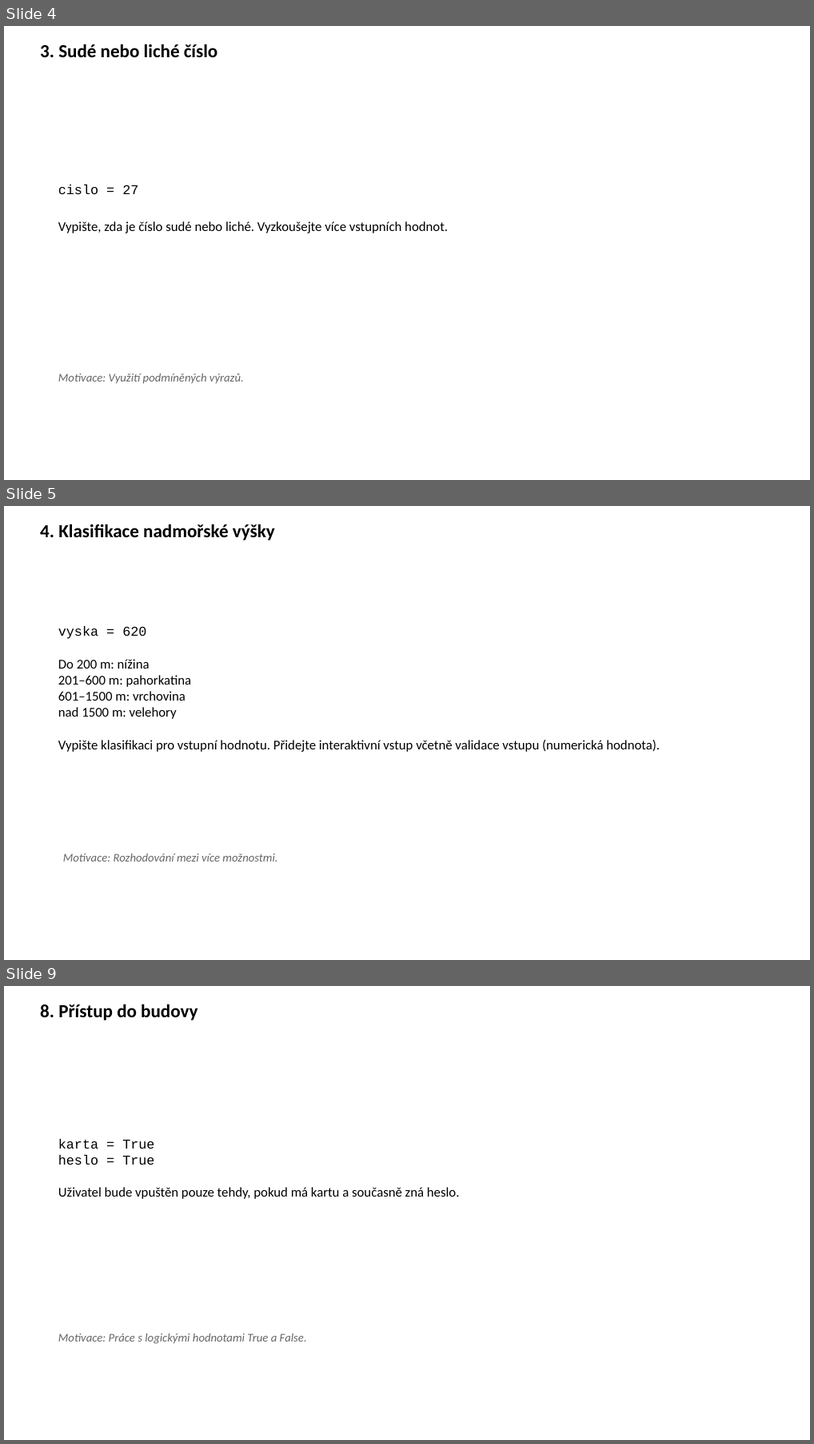
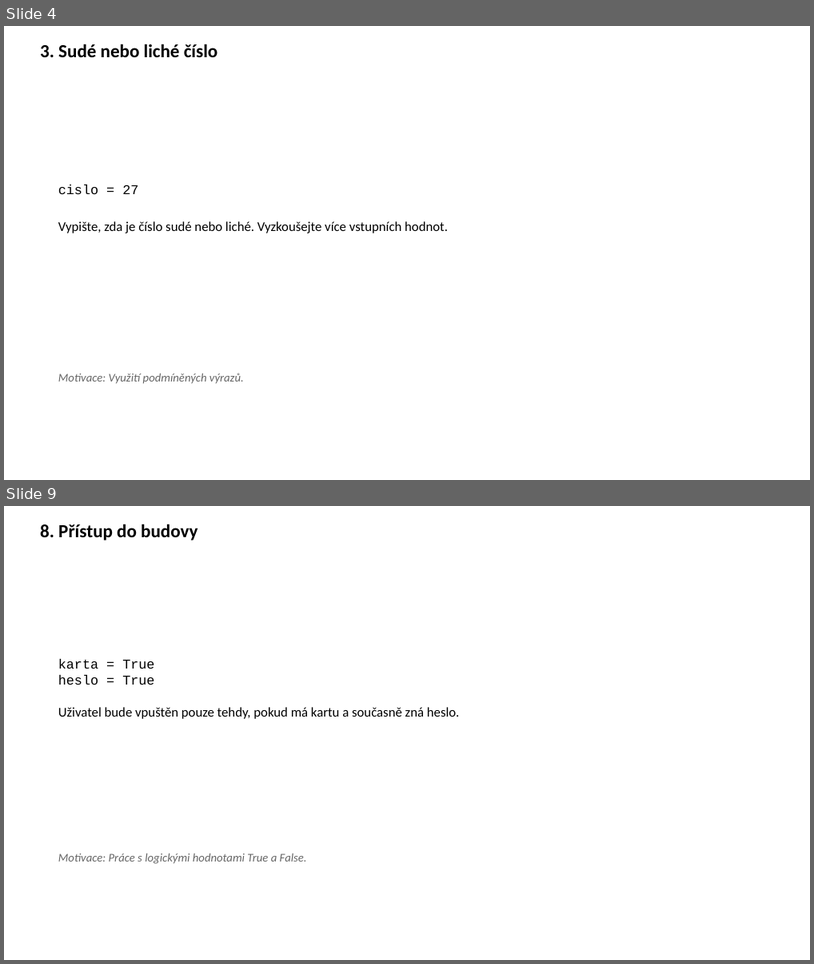
Before and after one commit to k155cvut/uvin, a slide deck: cviceni/cv4/uvin_cv4.pptx. Shown one above the other, each under a label of ours: slides 4, 5 and 9 before the commit, slides 4 and 9 after it; the slides between them are not shown. The pictures are 814x1444 and 814x964 pixels, drawn with LibreOffice and Linux fonts; fonts in the diff are those of the drawing. Boxes give left, top, right and bottom in pixels: in the first picture for what was removed or moved away, otherwise in the second. Text is boxed around its words. In the diff, an @@ line names an element or a change of style, - is before the commit and + after.

```diff
--- a/cviceni/cv4/uvin_cv4.pptx
+++ b/cviceni/cv4/uvin_cv4.pptx
@@ slide 5 removed at <box>4,506,810,960</box>, background #FFFFFF @@
@@ text removed at <box>40,524,275,540</box> @@
-4. Klasifikace nadmořské výšky
@@ text removed at <box>58,626,660,752</box> @@
-vyska = 620
-Do 200 m: nížina
-201–600 m: pahorkatina
-601–1500 m: vrchovina
-nad 1500 m: velehory
-Vypište klasifikaci pro vstupní hodnotu. Přidejte interaktivní vstup včetně validace vstupu (numerická hodnota).
@@ text removed at <box>63,853,278,861</box> @@
-Motivace: Rozhodování mezi více možnostmi.
```
Also in this commit, not shown: 3 slides changed, 2 slides added, 2 other slides removed, 1 other file.
